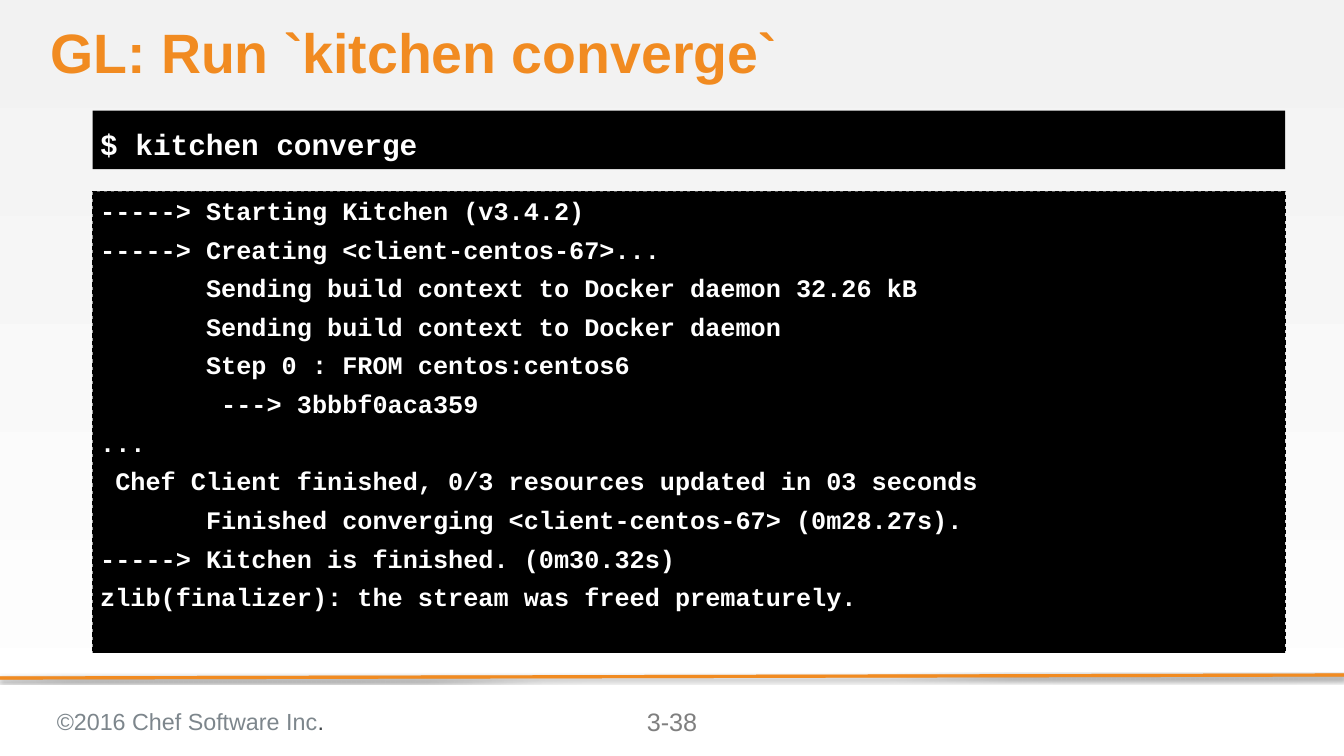
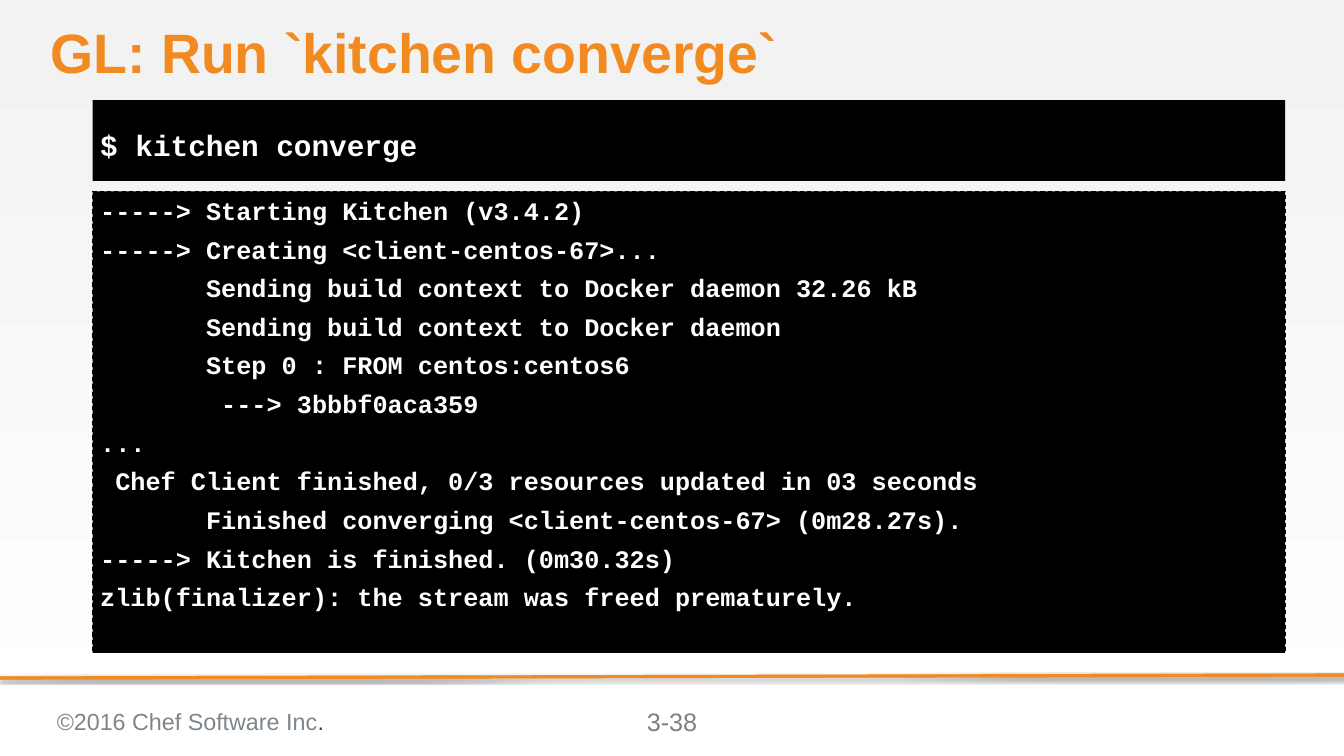
Before and after one commit to bchamby/chef-compliance-installation-configuration-operation, a slide deck: slide 38 of 03-initial-configuration-scans.pptx. Drawn at 1344x756 pixels with LibreOffice and Linux fonts; fonts in the diff are those of the drawing; background and template pictures are left out. Boxes give left, top, right and bottom in pixels: in the first picture for what was removed or moved away, otherwise in the second. Text is boxed around its words. In the diff, an @@ line names an element or a change of style, - is before the commit and + after.

Commit message:
added slide 3-46 Change Owner of replaced Edit your .kitchen.yml slides with File slide formatted slides

```diff
--- a/03-initial-configuration-scans.pptx
+++ b/03-initial-configuration-scans.pptx
@@ text "$ kitchen converge": place and size @@
-text "$ kitchen converge" at [93, 110, 1285, 169]
+text "$ kitchen converge" at [93, 100, 1285, 181]
```
Also in this commit, not shown: 4 other slides changed, 1 slide added.
